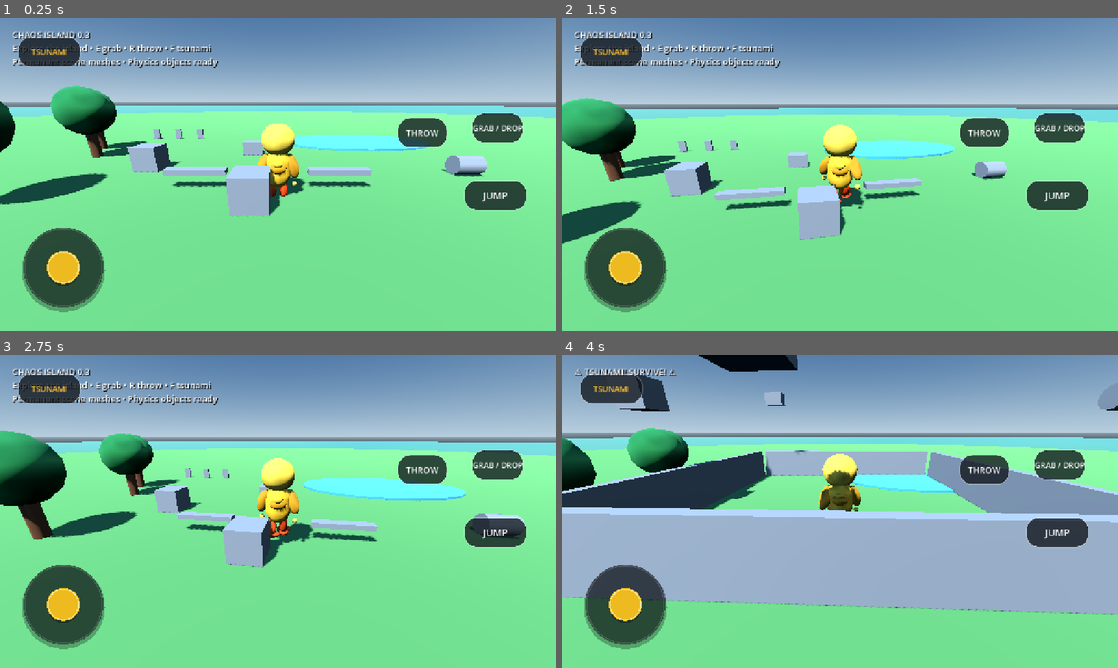
Above: before the commit, frames 1-4 (two rows, left to right).
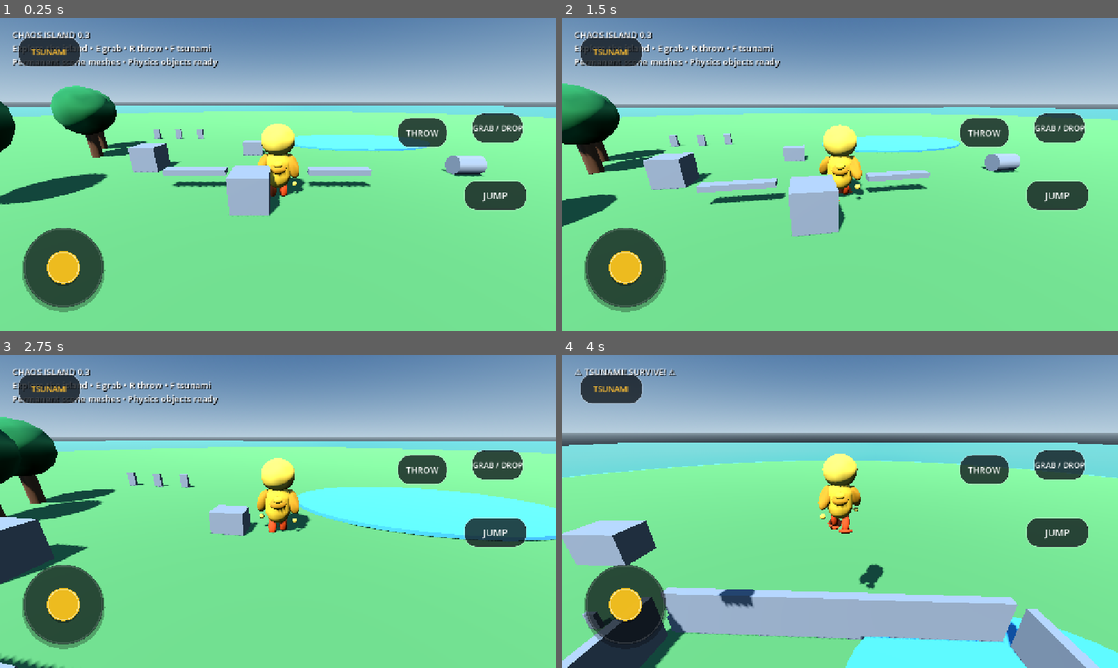
Above: after the commit, the same moments.

Repository: manojoffl-git/chaos-island-build
Game: Godot game, scene res://scenes/Main.tscn
The game is run twice, just before and just after one commit, with the same random seed, the same clock (stepped at 60 frames per second) and the same inputs.
Inputs (mouse positions are in pixels of both pictures, inside the frame that each line leads up to):
- Up to frame 1 (0.25 s): no input
- Up to frame 2 (1.5 s): click "JUMP" at 0.5 s; tap Enter at 1.25 s; move the mouse to (867, 174) at 1.27 s; hold W (move_forward) from 1.28 s (still down); tap E (grab) at 1.35 s; click (867, 174) at 1.42 s
- Up to frame 3 (2.75 s): keep holding W (move_forward); tap Space (jump) at 1.52, 2.27 s; move the mouse to (250, 511) at 2.02 s; tap R (throw) at 2.1 s
- Up to frame 4 (4 s): keep holding W (move_forward); move the mouse to (851, 505) at 2.77 s; tap F at 2.85 s; move the mouse to (834, 517) at 3.52 s; tap E (grab) at 3.6 s; click (834, 517) at 3.67 s; tap Space (jump) at 3.77 s

The runs differ from the first frame. In frame 1, less than 0.1% of the frame differs, in the area x 47-54%, y 33-58%; in frame 2, 11%; in frame 3, 17%; in frame 4, 59%, in the area x 0-100%, y 0-100%.
Error before the commit: Invalid access to property or key 'position' on a base object of type 'null instance'. (res://scripts/player.gd:77)

Commit message:
Add stylized idle stance and breathing animation

Diff:
--- a/scripts/player.gd
+++ b/scripts/player.gd
@@ -13,12 +13,14 @@
 var mobile_look: Vector2 = Vector2.ZERO
 var camera_pitch: float = -0.34
 var walk_time: float = 0.0
+var idle_time: float = 0.0
 var left_arm: Node3D
 var right_arm: Node3D
 var left_leg: Node3D
 var right_leg: Node3D
 var body_visual: Node3D
 var head_visual: Node3D
+var tail_rig: Node3D
 @onready var camera: Camera3D = $Camera
 
 func _ready() -> void:
@@ -31,7 +33,8 @@
 	left_leg = $CharacterVisual/LeftLeg
 	right_leg = $CharacterVisual/RightLeg
 	body_visual = $CharacterVisual/Body
-	head_visual = $CharacterVisual/Head
+	head_visual = $CharacterVisual/HeadRig
+	tail_rig = $CharacterVisual/TailRig
 
 func _input(event: InputEvent) -> void:
 	# Mouse camera is handled globally so the mobile CameraTouch Control cannot block it.
@@ -68,6 +71,7 @@
 		velocity.y = jump_speed
 	if moving:
 		walk_time += delta * 9.0
+		idle_time = 0.0
 		var swing: float = sin(walk_time) * 0.55
 		left_arm.rotation.x = swing
 		right_arm.rotation.x = -swing
@@ -75,12 +79,12 @@
 		right_leg.rotation.x = swing
 		body_visual.position.y = 1.25 + abs(sin(walk_time * 2.0)) * 0.035
 		head_visual.position.y = 2.45 + abs(sin(walk_time * 2.0)) * 0.045
+		head_visual.rotation = head_visual.rotation.lerp(Vector3.ZERO, delta * 8.0)
+		tail_rig.rotation.y = lerp(tail_rig.rotation.y, 0.0, delta * 8.0)
 	else:
-		left_arm.rotation.x = lerp(left_arm.rotation.x, 0.0, delta * 8.0)
-		right_arm.rotation.x = lerp(right_arm.rotation.x, 0.0, delta * 8.0)
-		left_leg.rotation.x = lerp(left_leg.rotation.x, 0.0, delta * 8.0)
-		right_leg.rotation.x = lerp(right_leg.rotation.x, 0.0, delta * 8.0)
 		walk_time = 0.0
+		idle_time += delta
+		_update_idle_animation(delta)
 	if Input.is_action_just_pressed("grab"):
 		mobile_grab()
 	if held != null:
@@ -89,6 +93,22 @@
 		mobile_throw()
 	_apply_mobile_camera(delta)
 	move_and_slide()
+
+func _update_idle_animation(delta: float) -> void:
+	# Gentle breathing and tiny weight shifts keep the duck feeling alive while standing.
+	var breath: float = sin(idle_time * 2.2)
+	var sway: float = sin(idle_time * 1.35)
+	var slow_sway: float = sin(idle_time * 0.8)
+	body_visual.position.y = lerp(body_visual.position.y, 1.25 + breath * 0.025, delta * 5.0)
+	head_visual.position.y = lerp(head_visual.position.y, 2.45 + breath * 0.035, delta * 5.0)
+	left_arm.rotation.x = lerp(left_arm.rotation.x, 0.045 + sway * 0.035, delta * 5.0)
+	right_arm.rotation.x = lerp(right_arm.rotation.x, -0.045 - sway * 0.035, delta * 5.0)
+	left_leg.rotation.x = lerp(left_leg.rotation.x, -0.018 + slow_sway * 0.012, delta * 4.0)
+	right_leg.rotation.x = lerp(right_leg.rotation.x, 0.018 - slow_sway * 0.012, delta * 4.0)
+	head_visual.rotation.y = lerp(head_visual.rotation.y, sin(idle_time * 0.72) * 0.035, delta * 3.5)
+	head_visual.rotation.z = lerp(head_visual.rotation.z, sin(idle_time * 0.58) * 0.018, delta * 3.5)
+	tail_rig.rotation.y = lerp(tail_rig.rotation.y, sin(idle_time * 1.7) * 0.08, delta * 4.0)
+	tail_rig.rotation.x = lerp(tail_rig.rotation.x, deg_to_rad(-8.0) + sin(idle_time * 1.2) * 0.025, delta * 4.0)
 
 func _apply_mobile_camera(delta: float) -> void:
 	if mobile_look.length() > 0.01:
